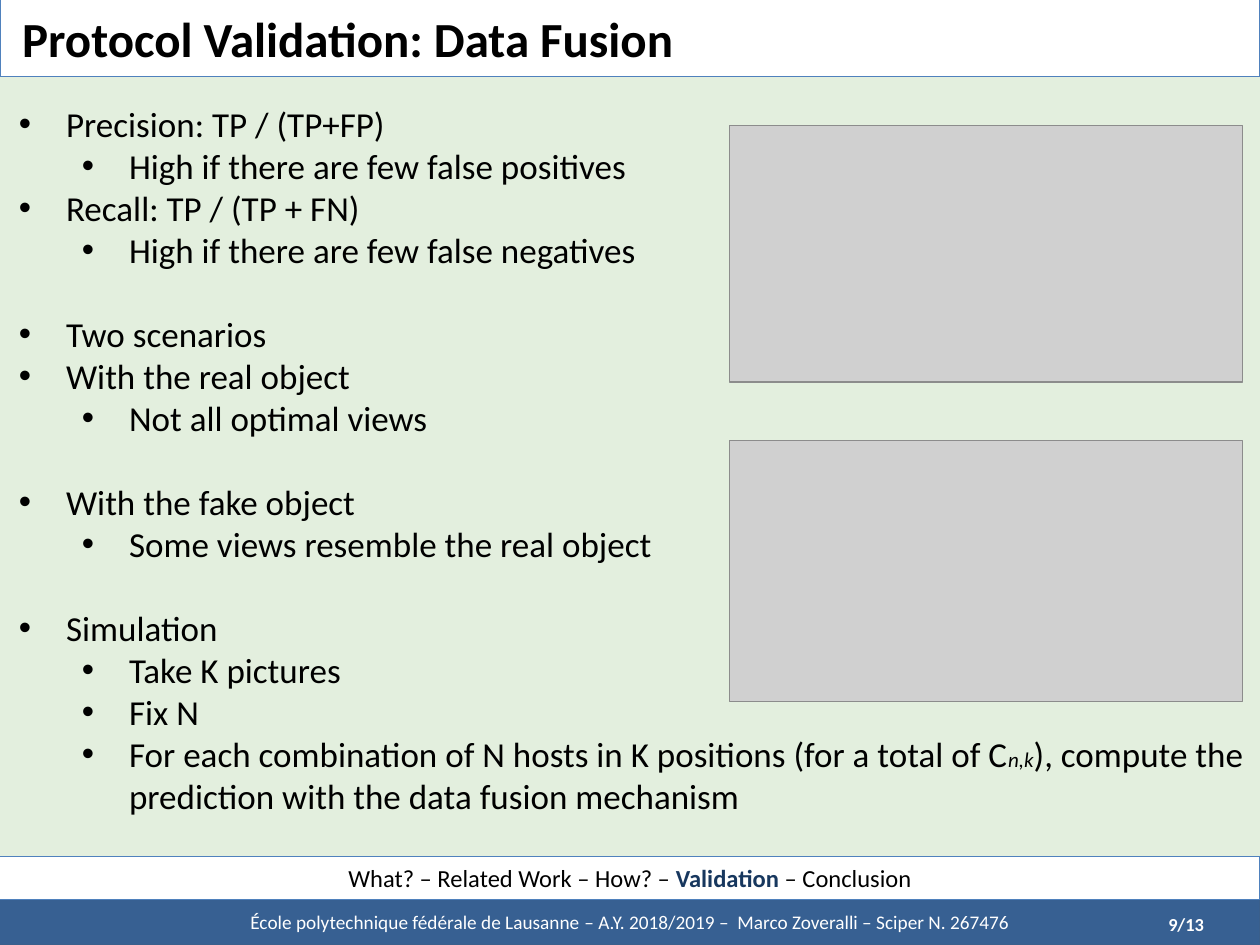
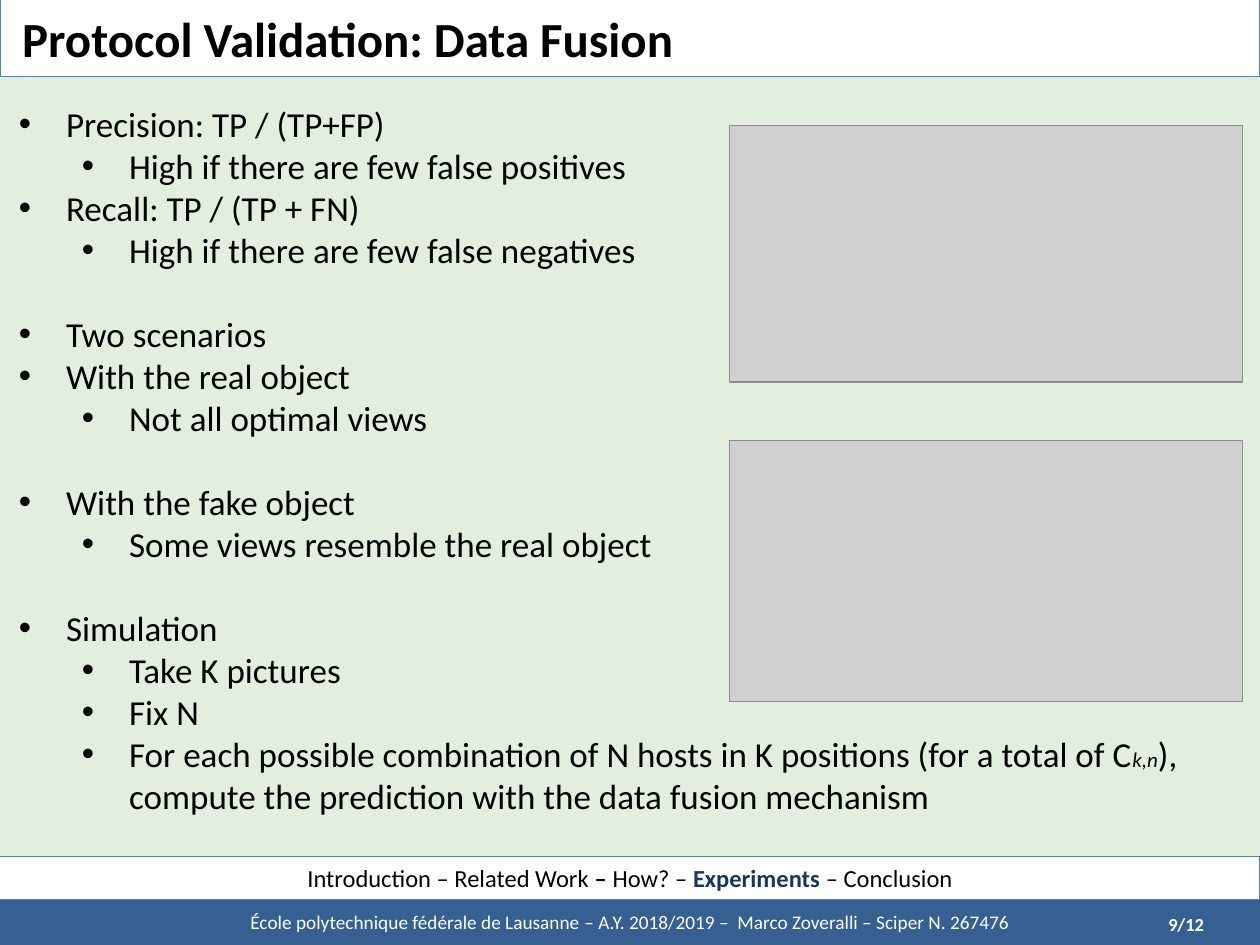
Before and after one commit to marcozov/semester_report, a slide deck: slide 15 of midterm presentation - UPDATED/Defence - Zoveralli.pptx (slide 11 before the commit). Drawn at 1260x945 pixels with LibreOffice and Linux fonts; fonts in the diff are those of the drawing; grey boxes stand for pictures. Boxes give left, top, right and bottom in pixels: in the first picture for what was removed or moved away, otherwise in the second. Text is boxed around its words. In the diff, an @@ line names an element or a change of style, - is before the commit and + after.

```diff
--- a/midterm presentation - UPDATED/Defence - Zoveralli.pptx
+++ b/midterm presentation - UPDATED/Defence - Zoveralli.pptx
@@ text at <box>129,741,1158,815</box>: text changed @@
-  • For each combination of N hosts in K positions (for a total of Cn,k), compute the prediction with the data fusion mechanism
+  • For each possible combination of N hosts in K positions (for a total of Ck,n), compute the prediction with the data fusion mechanism
@@ text in rectangle at <box>307,870,953,891</box>: text changed @@
-What? – Related Work – How? – Validation – Conclusion
+Introduction – Related Work – How? – Experiments – Conclusion
@@ text at <box>1168,918,1204,932</box>: text changed @@
-9/13
+9/12
```
Also in this commit, not shown: 14 other slides changed, 8 slides added, 31 other files.
